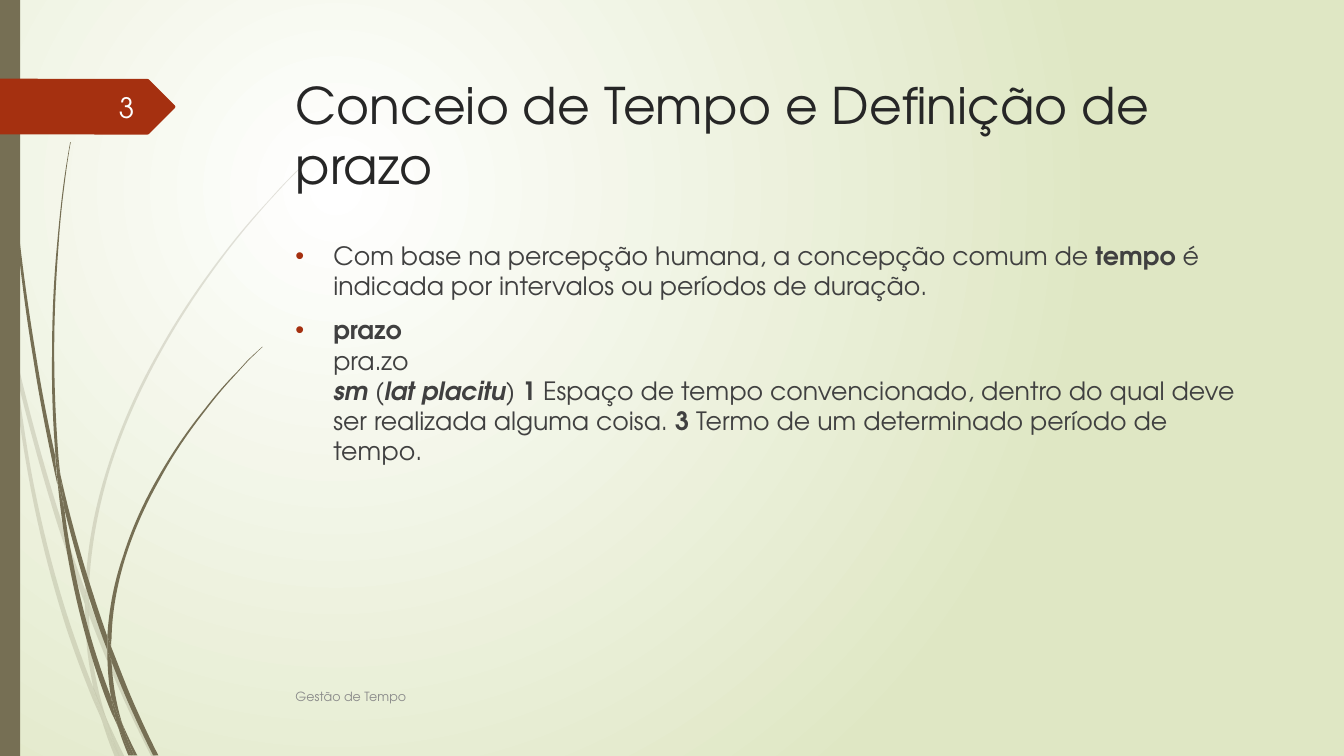
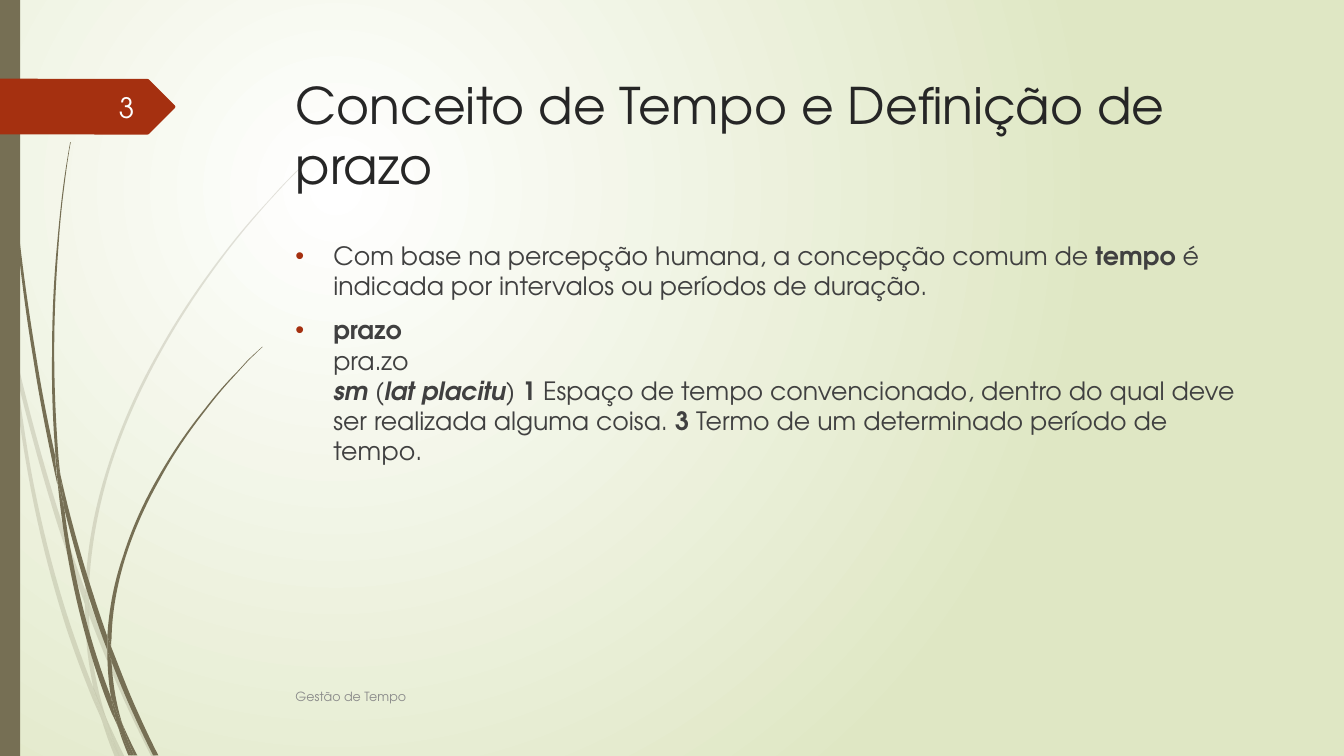
Before and after one commit to FabioMassaretto/GerenciamentoTempoProjeto, a slide deck: slide 3 of GERENCIAMENTO DO TEMPO DO PROJETO.pptx. Drawn at 1344x756 pixels with LibreOffice and Linux fonts; fonts in the diff are those of the drawing. Boxes give left, top, right and bottom in pixels: in the first picture for what was removed or moved away, otherwise in the second. Text is boxed around its words. In the diff, an @@ line names an element or a change of style, - is before the commit and + after.

```diff
--- a/GERENCIAMENTO DO TEMPO DO PROJETO.pptx
+++ b/GERENCIAMENTO DO TEMPO DO PROJETO.pptx
@@ title at <box>296,86,1164,194</box>: text changed @@
-Conceio de Tempo e Definição de prazo
+Conceito de Tempo e Definição de prazo
```
Also in this commit, not shown: 4 other slides changed, 13 slides added.
